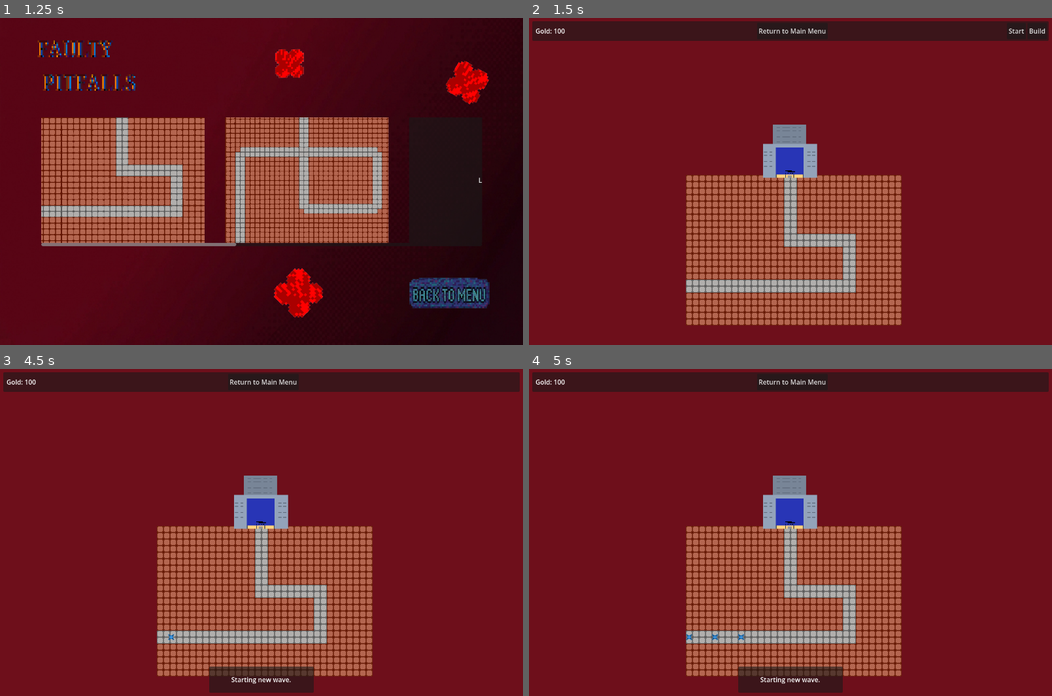
Above: before the commit, frames 1-4 (two rows, left to right).
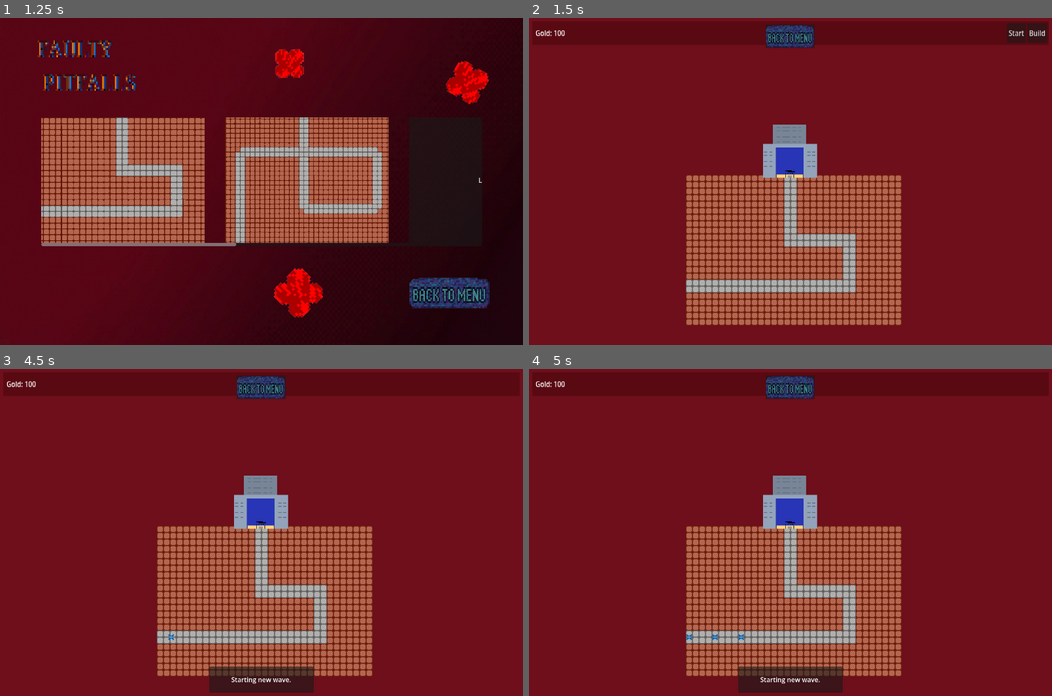
Above: after the commit, the same moments.

Repository: FrameXX/game-jam-02-2026
Game: Godot game, scene res://scenes/main_menu.tscn
The game is run twice, just before and just after one commit, with the same random seed, the same clock (stepped at 60 frames per second) and the same inputs.
Inputs (mouse positions are in pixels of both pictures, inside the frame that each line leads up to; where the layout moved, square brackets give the same spot in the first picture):
- Up to frame 1 (1.25 s): click (125, 210) at 0.5 s
- Up to frame 2 (1.5 s): click "LEVEL 1" at 1.25 s
- Up to frame 3 (4.5 s): click (261, 388) [261, 382] at 2 s; click (125, 561) at 2.75 s; click "LEVEL 1" at 3.5 s; click "Start" at 4.25 s
- Up to frame 4 (5 s): no input

Frame 1 is identical in both runs. In frame 2, 5.8% of the frame differs, in the area x 0-100%, y 1-10%; in frame 3, 6.1%; in frame 4, 6.1%.

Commit message:
HUD adjustments

Diff:
--- a/scenes/hud.tscn
+++ b/scenes/hud.tscn
@@ -4,11 +4,15 @@
 [ext_resource type="Script" uid="uid://du0kpq5p75cmj" path="res://scripts/building_panel.gd" id="1_ahhtf"]
 [ext_resource type="Script" uid="uid://ccqoof8sts1n4" path="res://scripts/main_hud_panel.gd" id="1_oo0fn"]
 [ext_resource type="Texture2D" uid="uid://dkb8u1iwcskbh" path="res://assets/hole.png" id="3_5ysmq"]
+[ext_resource type="Texture2D" uid="uid://c53uyo6v7h8mh" path="res://assets/buttons/button_back_menu.png" id="3_mphia"]
 [ext_resource type="Texture2D" uid="uid://v4hoc1oxqg63" path="res://assets/plasma_shell.png" id="4_6fi6k"]
 [ext_resource type="Texture2D" uid="uid://boqothr2fsb4j" path="res://assets/destroy_building.png" id="4_hd3ao"]
 [ext_resource type="Script" uid="uid://cvseh6wf04bii" path="res://scripts/hole_button.gd" id="5_5pdws"]
-[ext_resource type="Script" uid="uid://bash8iqglmmfh" path="res://scripts/plasma_shell_button.gd" id="7_hd3ao"]
+[ext_resource type="Script" path="res://scripts/plasma_shell_button.gd" id="7_hd3ao"]
 [ext_resource type="Script" uid="uid://b30ef8j5hc6tg" path="res://scripts/destroy_button.gd" id="8_destroy"]
+
+[sub_resource type="StyleBoxFlat" id="StyleBoxFlat_0m4u7"]
+bg_color = Color(0.30980393, 0.02745098, 0.05490196, 0.68235296)
 
 [sub_resource type="GDScript" id="GDScript_5ysmq"]
 script/source = "extends Button
@@ -24,6 +28,9 @@
 	pass
 "
 
+[sub_resource type="StyleBoxFlat" id="StyleBoxFlat_apjy4"]
+bg_color = Color(0.31, 0.027899992, 0.05610996, 0.68235296)
+
 [node name="Node2D" type="Node2D" unique_id=693319808]
 
 [node name="CanvasLayer" type="CanvasLayer" parent="." unique_id=2026408014]
@@ -47,6 +54,8 @@
 offset_right = -8.0
 offset_bottom = 56.0
 grow_horizontal = 2
+scale = Vector2(1, 1.1999996)
+theme_override_styles/panel = SubResource("StyleBoxFlat_0m4u7")
 script = ExtResource("1_oo0fn")
 
 [node name="Gold" type="Label" parent="CanvasLayer/Control/Main" unique_id=208625136]
@@ -93,9 +102,17 @@
 layout_mode = 2
 size_flags_horizontal = 0
 
-[node name="Return" type="Button" parent="CanvasLayer/Control/Main/MarginContainer/HBoxContainer2" unique_id=438276596]
-layout_mode = 2
-text = "Return to Main Menu"
+[node name="Return" type="Button" parent="CanvasLayer/Control/Main" unique_id=438276596]
+layout_mode = 0
+anchor_left = 0.45174056
+anchor_top = 0.13888894
+anchor_right = 0.5465463
+anchor_bottom = 1.1305097
+offset_right = 308.1656
+offset_bottom = 122.40221
+scale = Vector2(0.27998704, 0.27998704)
+icon = ExtResource("3_mphia")
+metadata/_edit_use_anchors_ = true
 
 [node name="Building" type="Panel" parent="CanvasLayer/Control" unique_id=1495853149]
 layout_mode = 1
@@ -103,12 +120,14 @@
 anchor_left = 1.0
 anchor_right = 1.0
 anchor_bottom = 1.0
-offset_left = -56.0
-offset_top = 64.0
-offset_right = -8.0
-offset_bottom = -8.0
+offset_left = -64.0
+offset_top = 68.0
+offset_right = -16.0
+offset_bottom = -4.0
 grow_horizontal = 0
 grow_vertical = 2
+scale = Vector2(1.1600195, 1)
+theme_override_styles/panel = SubResource("StyleBoxFlat_apjy4")
 script = ExtResource("1_ahhtf")
 
 [node name="DestroyButton" type="Button" parent="CanvasLayer/Control/Building" unique_id=337559042]
@@ -190,7 +209,7 @@
 
 [connection signal="pressed" from="CanvasLayer/Control/Main/MarginContainer/HBoxContainer/Start" to="CanvasLayer/Control/Main" method="_on_start_pressed"]
 [connection signal="pressed" from="CanvasLayer/Control/Main/MarginContainer/HBoxContainer/Build" to="CanvasLayer/Control/Building" method="_on_build_pressed"]
-[connection signal="pressed" from="CanvasLayer/Control/Main/MarginContainer/HBoxContainer2/Return" to="CanvasLayer/Control/Main" method="_on_return_pressed"]
+[connection signal="pressed" from="CanvasLayer/Control/Main/Return" to="CanvasLayer/Control/Main" method="_on_return_pressed"]
 [connection signal="pressed" from="CanvasLayer/Control/Building/DestroyButton" to="CanvasLayer" method="_on_pressed"]
 [connection signal="pressed" from="CanvasLayer/Control/Building/MarginContainer/HBoxContainer/Hole" to="CanvasLayer/Control/Building/MarginContainer/HBoxContainer/Hole" method="_on_pressed"]
 [connection signal="pressed" from="CanvasLayer/Control/Building/MarginContainer/HBoxContainer/PlasmaShell" to="CanvasLayer/Control/Building/MarginContainer/HBoxContainer/PlasmaShell" method="_on_pressed"]
